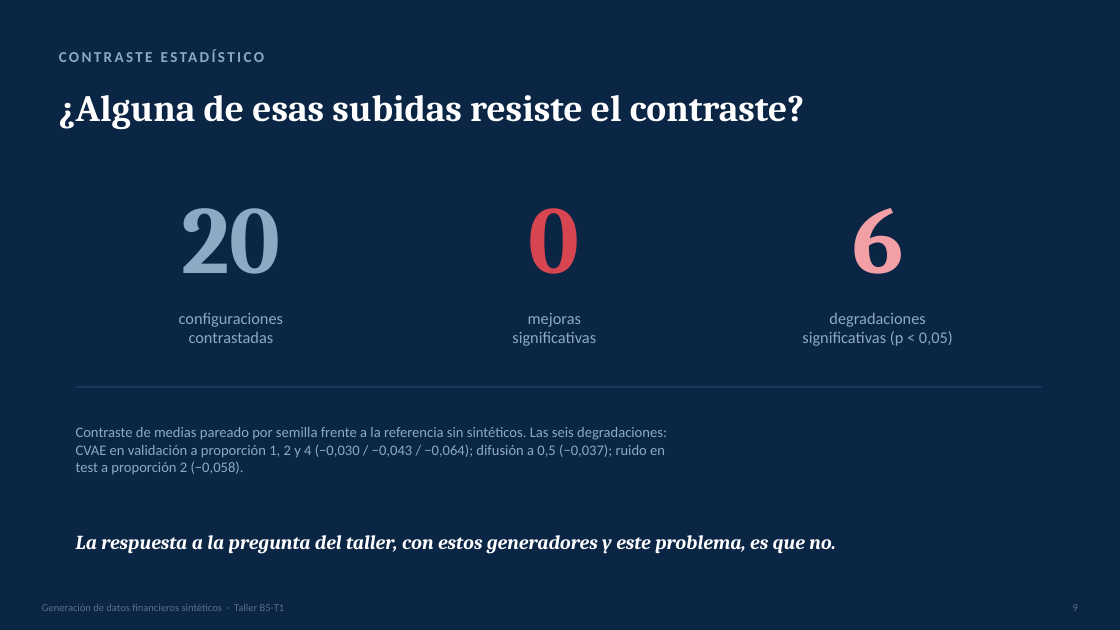
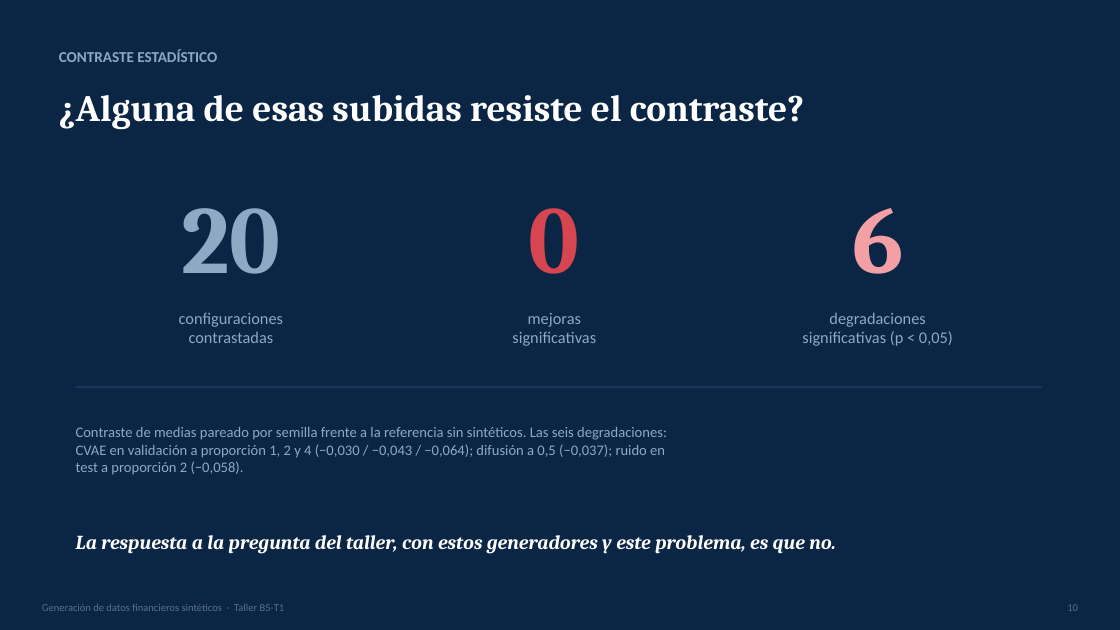
Before and after one commit to raulrodriguezlr/B5-T1, a slide deck: slide 10 of B5-T1_presentacion.pptx (slide 9 before the commit). Drawn at 1120x630 pixels with LibreOffice and Linux fonts; fonts in the diff are those of the drawing. Boxes give left, top, right and bottom in pixels: in the first picture for what was removed or moved away, otherwise in the second. Text is boxed around its words. In the diff, an @@ line names an element or a change of style, - is before the commit and + after.

```diff
--- a/B5-T1_presentacion.pptx
+++ b/B5-T1_presentacion.pptx
@@ text "CONTRASTE ESTADÍSTICO" at <box>59,49,217,62</box>: letter spacing 2 to 0 pt @@
@@ text at <box>1067,604,1078,611</box>: text changed @@
-9
+10
```
Also in this commit, not shown: 12 other slides changed, 1 slide added, 2 other files.
